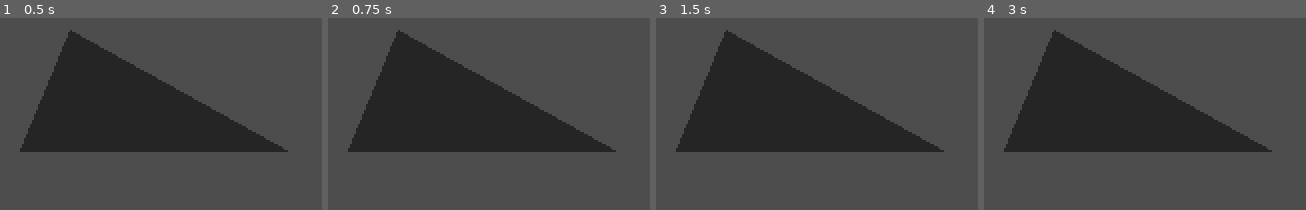
Above: before the commit, frames 1-4 (left to right).
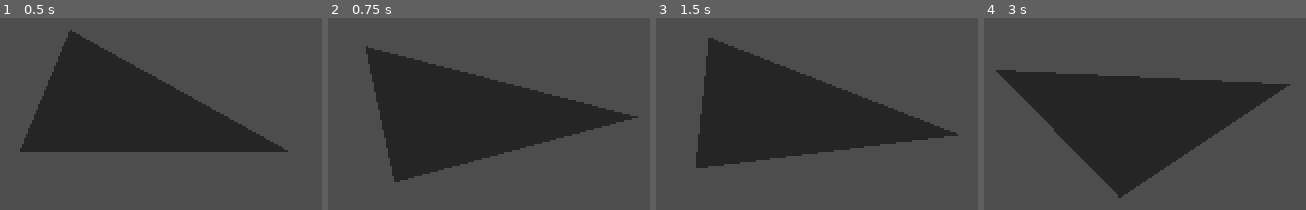
Above: after the commit, the same moments.

Repository: vaaar/OriGaming
Game: Godot game, scene res://origami_view.tscn
Two runs of this game, one before a commit and one after it. Both use one fixed random seed, a clock stepped at 60 frames per second and the inputs below.
Inputs:
- Up to frame 1 (0.5 s): no input
- Up to frame 2 (0.75 s): tap Enter at 0.5 s; hold Right from 0.53 s (still down)
- Up to frame 3 (1.5 s): tap Space at 1.25 s; release Right at 1.28 s; hold Left from 1.28 s (still down)
- Up to frame 4 (3 s): tap Enter at 2 s; release Left at 2.03 s; hold Right from 2.03 s (still down); tap Space at 2.75 s

Frame 1 is identical in both runs. In frame 2, 13% of the frame differs, in the area x 6-97%, y 6-86%; in frame 3, 7.9%; in frame 4, 19%, in the area x 3-96%, y 6-94%.

Commit message:
add rotation about model functionality

Diff:
--- a/camera_3d.gd
+++ b/camera_3d.gd
@@ -12,7 +12,6 @@
 func set_origin_view(point_to_face = Vector3(0,0,0)):
 	look_at(point_to_face)
 
-
 # Called every frame. 'delta' is the elapsed time since the previous frame.
 func _process(delta: float) -> void:
 	pass
--- a/mesh.gd
+++ b/mesh.gd
@@ -2,6 +2,7 @@
 extends MeshInstance3D
 
 @export var update = false
+@export var curr_rot = 0
 
 # Called when the node enters the scene tree for the first time.
 func _ready() -> void:
@@ -55,6 +56,14 @@
 
 	mesh = new_arraymesh
 
+func rotate_through_vertical_axis(angle: float):
+	rotate_y(deg_to_rad(angle))
+
+func _input(event: InputEvent):
+	if Input.is_key_pressed(KEY_LEFT):
+		rotate_through_vertical_axis(-10)
+	elif Input.is_key_pressed(KEY_RIGHT):
+		rotate_through_vertical_axis(+10)
 
 # Called every frame. 'delta' is the elapsed time since the previous frame.
 func _process(delta: float) -> void:
--- a/origami_view.tscn
+++ b/origami_view.tscn
@@ -1,4 +1,4 @@
-[gd_scene load_steps=7 format=4 uid="uid://cx34wy0jou3xl"]
+[gd_scene load_steps=7 format=3 uid="uid://cx34wy0jou3xl"]
 
 [ext_resource type="Script" path="res://mesh.gd" id="1_pgmcf"]
 [ext_resource type="Script" path="res://camera_3d.gd" id="2_3ht8o"]
@@ -9,16 +9,16 @@
 
 [sub_resource type="ShaderMaterial" id="ShaderMaterial_od721"]
 
-[sub_resource type="ArrayMesh" id="ArrayMesh_6r6sh"]
+[sub_resource type="ArrayMesh" id="ArrayMesh_onvtf"]
 _surfaces = [{
-"aabb": AABB(-10, 0, -5, 15, 1e-05, 16),
+"aabb": AABB(-5, 0, -5, 10, 1e-05, 10),
 "format": 34359742465,
-"index_count": 12,
-"index_data": PackedByteArray("AAACAAEAAAADAAIAAAAEAAMAAAAFAAQA"),
+"index_count": 3,
+"index_data": PackedByteArray(0, 0, 2, 0, 1, 0),
 "primitive": 3,
 "uv_scale": Vector4(0, 0, 0, 0),
-"vertex_count": 6,
-"vertex_data": PackedByteArray("AAAgwQAAAAAAAMBAAACgwAAAAAAAACBBAACAPwAAAAAAADBBAACgQAAAAAAAAKBAAACgQAAAAAAAAKDAAADAwAAAAAAAAIA/")
+"vertex_count": 3,
+"vertex_data": PackedByteArray(0, 0, 160, 192, 0, 0, 0, 0, 0, 0, 160, 64, 0, 0, 160, 64, 0, 0, 0, 0, 0, 0, 160, 64, 0, 0, 160, 192, 0, 0, 0, 0, 0, 0, 160, 192)
 }]
 
 [node name="Node3D" type="Node3D"]
@@ -29,7 +29,7 @@
 
 [node name="MeshInstance3D" type="MeshInstance3D" parent="WorldEnvironment"]
 material_override = SubResource("ShaderMaterial_od721")
-mesh = SubResource("ArrayMesh_6r6sh")
+mesh = SubResource("ArrayMesh_onvtf")
 skeleton = NodePath("../..")
 script = ExtResource("1_pgmcf")
 
